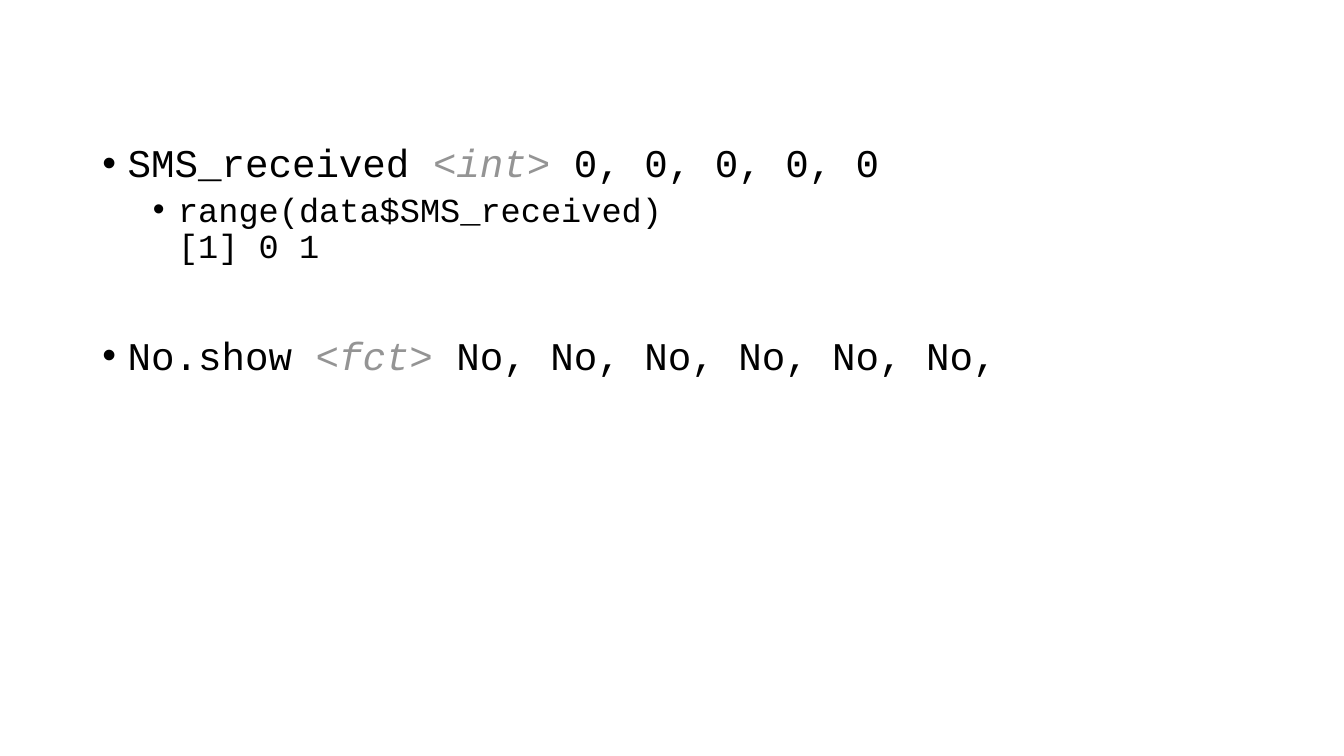
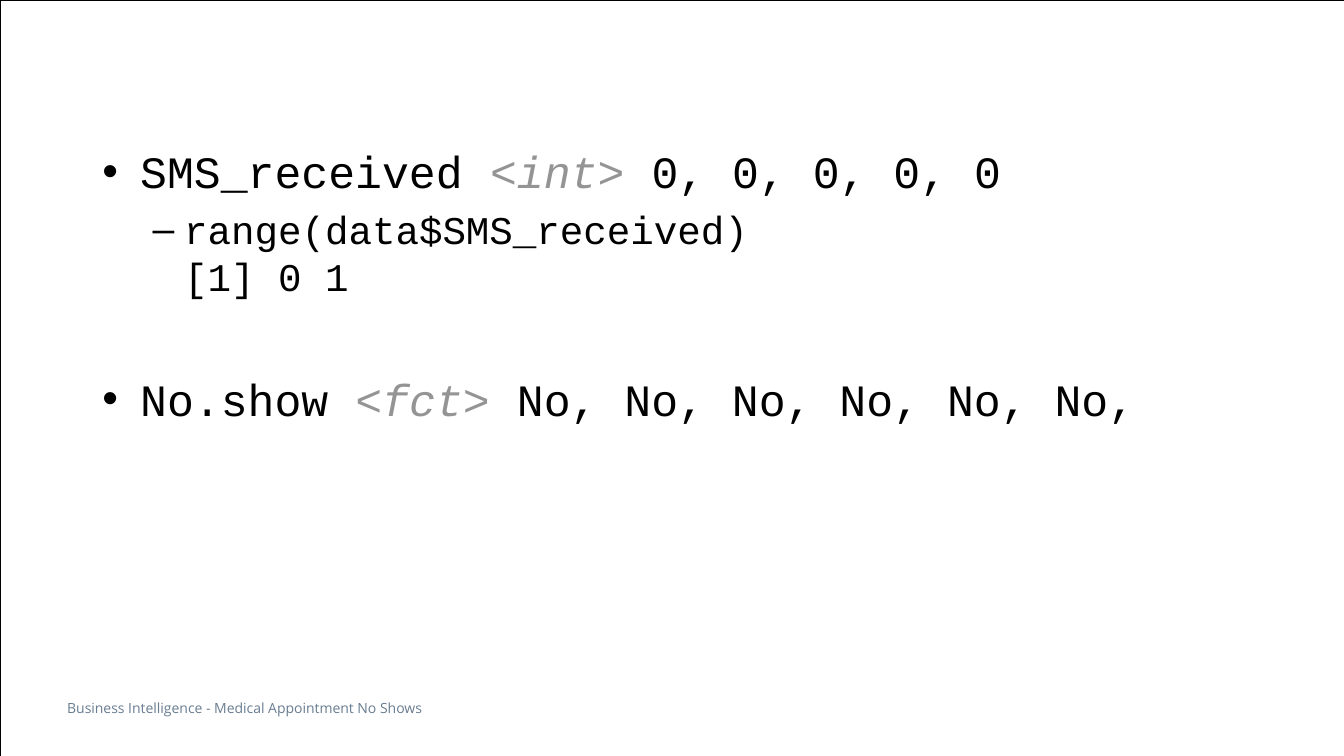
Before and after one commit to soldiervinz/BI_AppointmentShowUp, a slide deck: slide 21 of Medical Appointment No Shows.pptx (slide 8 before the commit). Drawn at 1344x756 pixels with LibreOffice and Linux fonts; fonts in the diff are those of the drawing. Boxes give left, top, right and bottom in pixels: in the first picture for what was removed or moved away, otherwise in the second. Text is boxed around its words. In the diff, an @@ line names an element or a change of style, - is before the commit and + after.

```diff
--- a/Medical Appointment No Shows.pptx
+++ b/Medical Appointment No Shows.pptx
@@ rectangle added at (x1=0, y1=0, x2=1344, y2=756), outline #000000 0.5 pt @@
@@ text "SMS_received <int> 0, 0, 0, ..." at (x1=140, y1=156, x2=1136, y2=424): size 28 to 32 pt in "SMS_received <int> 0, 0, 0, 0, 0", "No.show <fct> No, No, No, No, No, ..."; size 24 to 28 pt in "range(data$SMS_received) [1] 0 1"; indent changed; line spacing 0.9 to 1; less space between paragraphs; bullet • to – @@
@@ text added at (x1=67, y1=702, x2=422, y2=717), 10 pt, text #697D91 @@
+Business Intelligence - Medical Appointment No Shows
```
Also in this commit, not shown: 5 other slides changed, 15 slides added, 3 slides removed, 2 other files.
